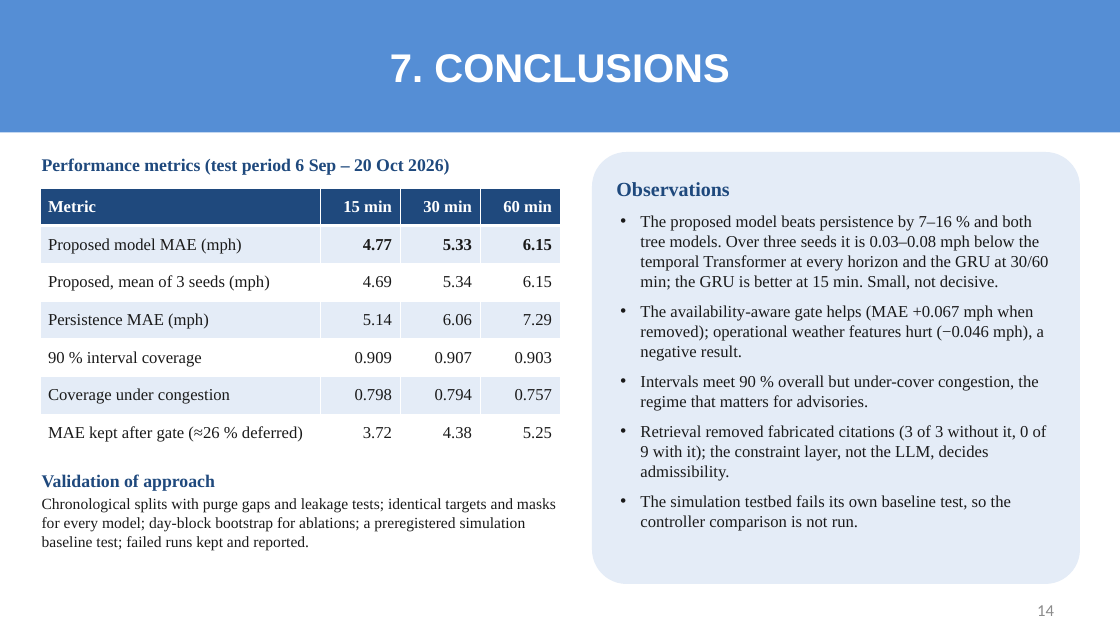
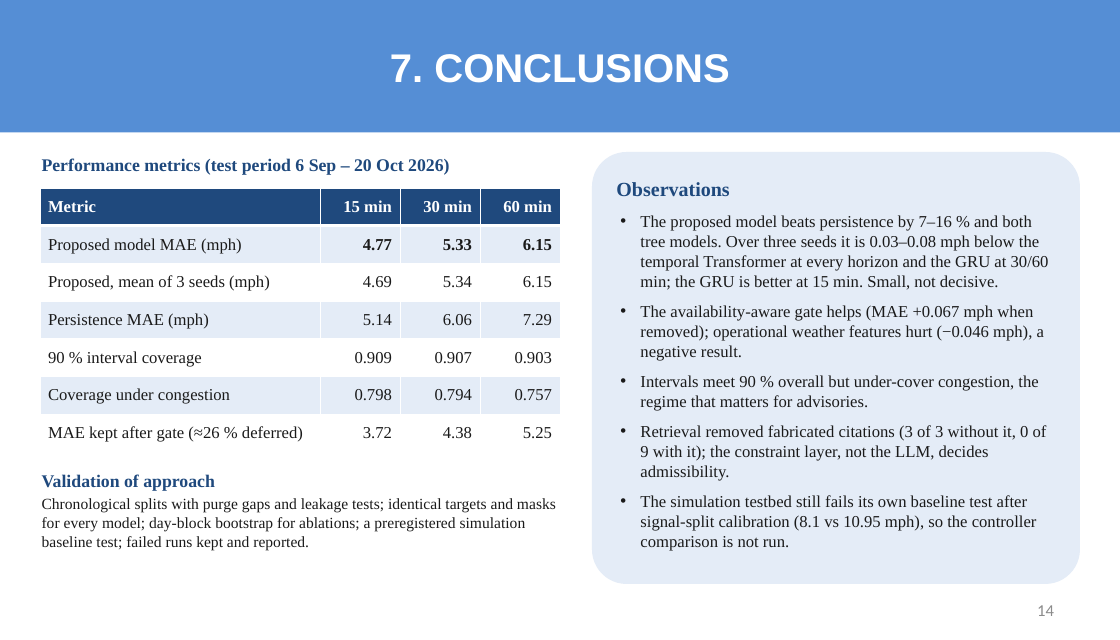
Before and after one commit to sricharansk/Major-Project, a slide deck: slide 14 of presentation/Final_Review_S_K_Sricharan_25MML1010.pptx. Drawn at 1120x640 pixels with LibreOffice and Linux fonts; fonts in the diff are those of the drawing. Boxes give left, top, right and bottom in pixels: in the first picture for what was removed or moved away, otherwise in the second. Text is boxed around its words. In the diff, an @@ line names an element or a change of style, - is before the commit and + after.

```diff
--- a/presentation/Final_Review_S_K_Sricharan_25MML1010.pptx
+++ b/presentation/Final_Review_S_K_Sricharan_25MML1010.pptx
@@ text in rounded rectangle at [640,495,1037,550]: text changed @@
-• The simulation testbed fails its own baseline test, so the controller comparison is not run.
+• The simulation testbed still fails its own baseline test after signal-split calibration (8.1 vs 10.95 mph), so the controller comparison is not run.
```
Also in this commit, not shown: 7 other slides changed, 1 slide added, 6 other files.
